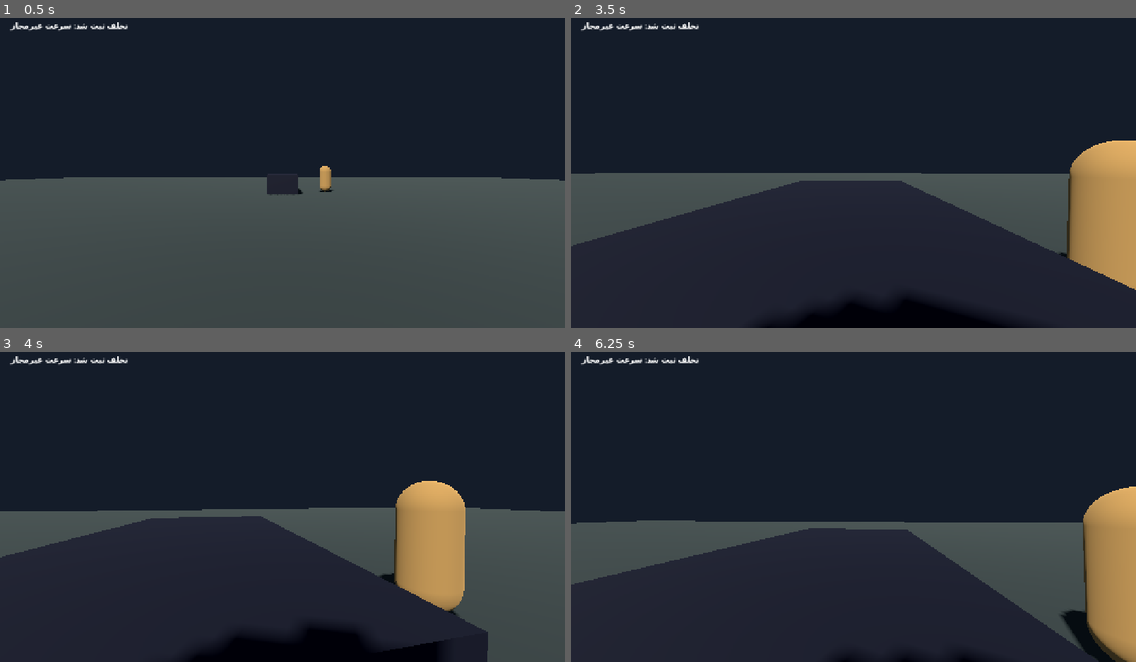
Above: before the commit, frames 1-4 (two rows, left to right).
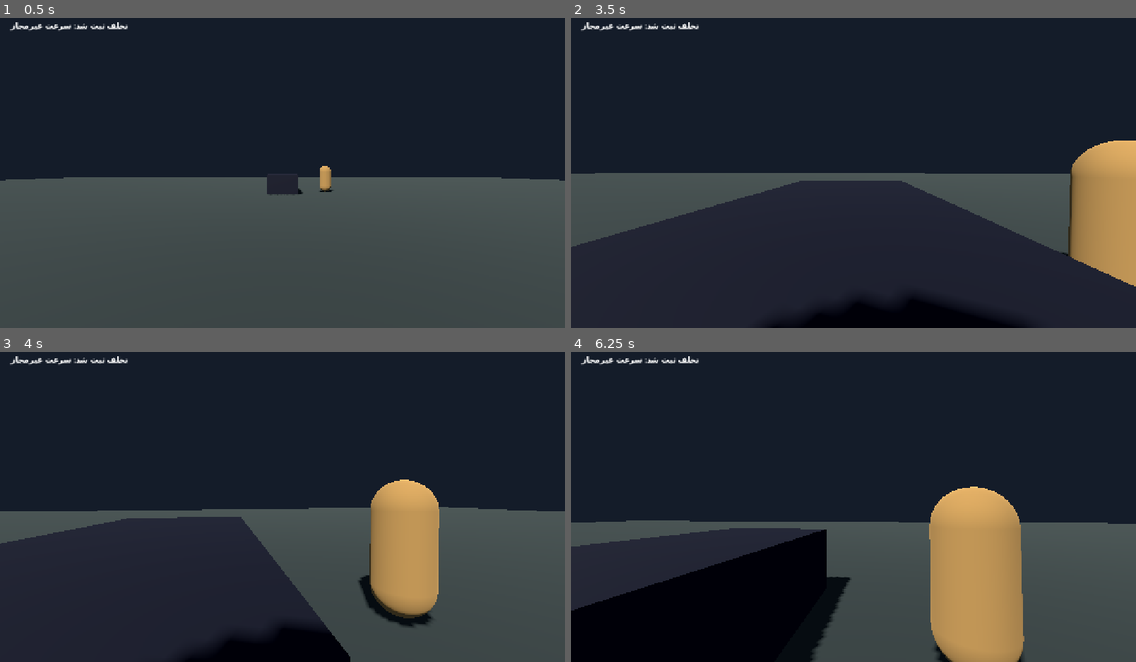
Above: after the commit, the same moments.

Repository: thedeverfankhajo-bot/PoliceSimulator3D
Game: Godot game, scene res://scenes/main/main.tscn
The game is run twice, just before and just after one commit, with the same random seed, the same clock (stepped at 60 frames per second) and the same inputs.
Inputs (mouse positions are in pixels of both pictures, inside the frame that each line leads up to):
- Up to frame 1 (0.5 s): no input
- Up to frame 2 (3.5 s): tap Enter at 0.5 s; move the mouse to (881, 166) at 0.52 s; hold W (move_forward) from 0.53 s (still down); tap E (interact) every 0.75 s from 0.6 to 2.85 s; move the mouse to (825, 169) at 1.27 s; move the mouse to (864, 163) at 2.02 s; move the mouse to (847, 173) at 2.77 s
- Up to frame 3 (4 s): keep holding W (move_forward); move the mouse to (322, 507) at 3.52 s; tap E (interact) at 3.6 s
- Up to frame 4 (6.25 s): move the mouse to (808, 500) at 4.27 s; tap E (interact) at 4.35, 5.1, 5.85 s; move the mouse to (859, 503) at 5.02 s; move the mouse to (830, 497) at 5.77 s; release W (move_forward) at 5.78 s; hold D (move_right) from 5.78 s (still down)

Frame 1 is identical in both runs. In frame 2, 0.5% of the frame differs, in the area x 0-100%, y 39-88%; in frame 3, 13%; in frame 4, 39%, in the area x 0-100%, y 43-100%.

Commit message:
fix: move traffic vehicles toward the intended lane direction

Diff:
--- a/scripts/vehicles/traffic_vehicle.gd
+++ b/scripts/vehicles/traffic_vehicle.gd
@@ -18,11 +18,14 @@
 	if is_stopped:
 		velocity = Vector3.ZERO
 		return
-	velocity = -global_transform.basis.z * (traffic_speed_kmh / 3.6)
+	velocity = get_traffic_velocity()
 	move_and_slide()
 	_check_violation()
 	if global_position.z <= loop_end_z:
 		global_position.z = loop_start_z
+
+func get_traffic_velocity() -> Vector3:
+	return global_transform.basis.z * (traffic_speed_kmh / 3.6)
 
 func _check_violation() -> void:
 	if _violation_reported or traffic_speed_kmh <= speed_limit_kmh:
